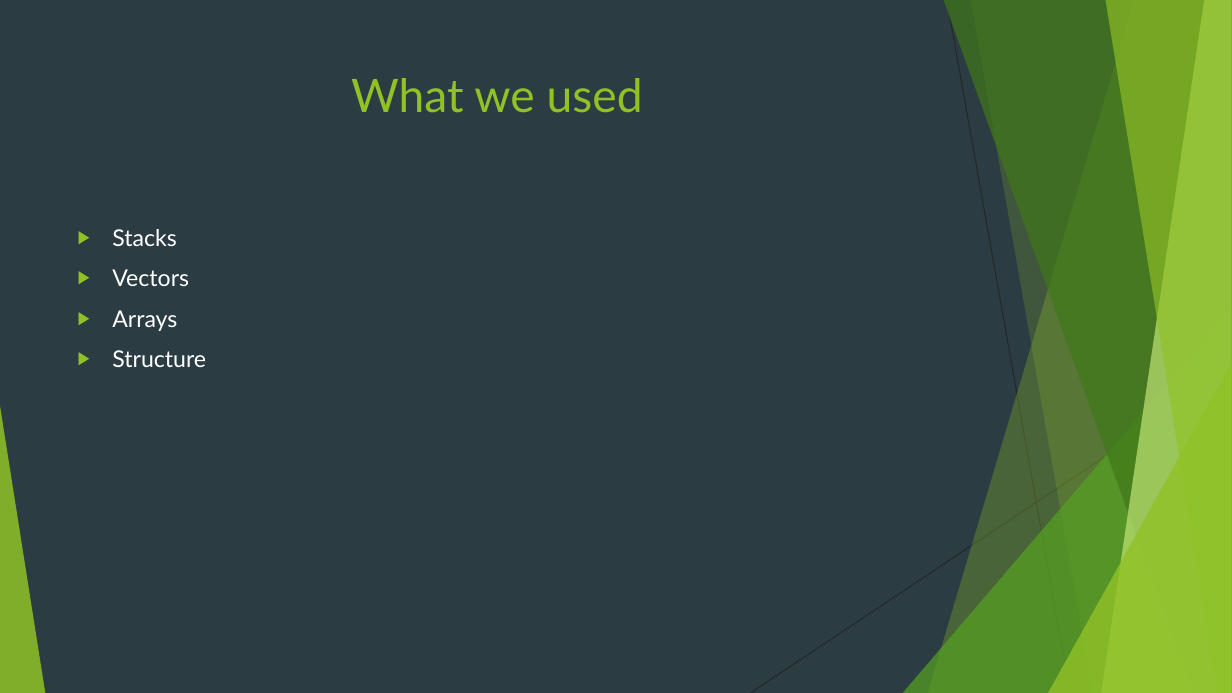
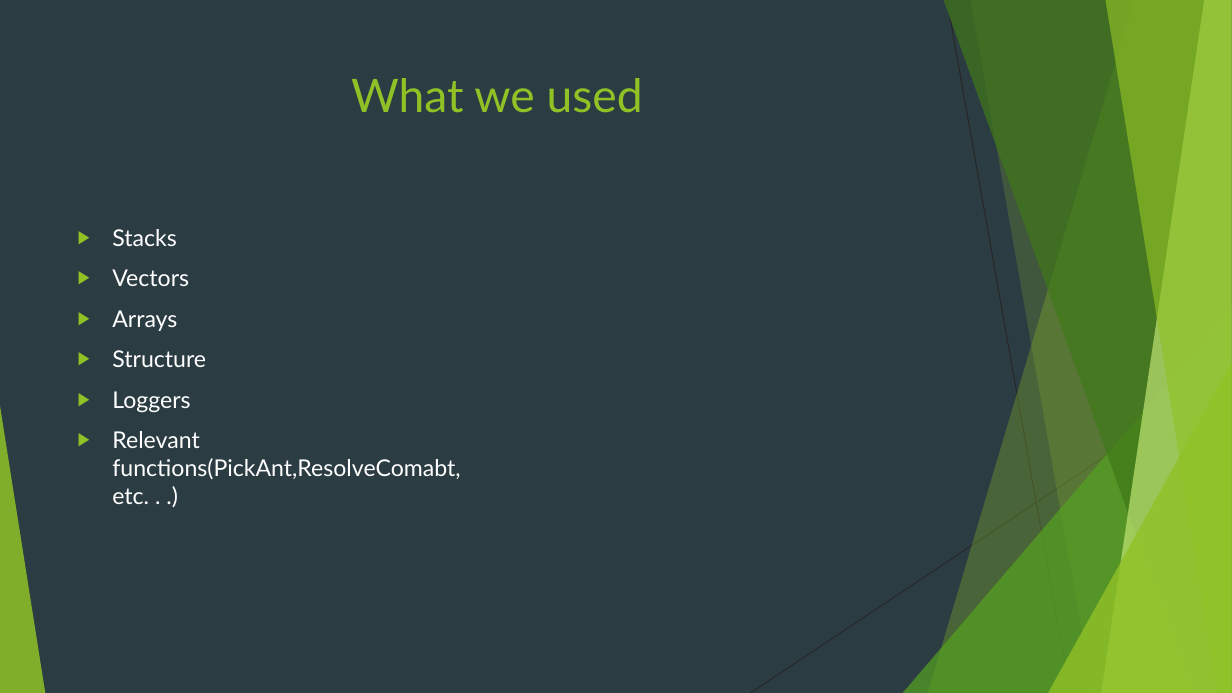
Before and after one commit to Rhernandez513/Ants, a slide deck: slide 5 of Ants! Game Presentation.pptx. Drawn at 1232x693 pixels with LibreOffice and Linux fonts; fonts in the diff are those of the drawing. Boxes give left, top, right and bottom in pixels: in the first picture for what was removed or moved away, otherwise in the second. Text is boxed around its words. In the diff, an @@ line names an element or a change of style, - is before the commit and + after.

Commit message:
update powerpoint

```diff
--- a/Ants! Game Presentation.pptx
+++ b/Ants! Game Presentation.pptx
@@ text at (112,391,460,504): paragraphs added @@
+▶ Loggers
+▶ Relevant functions(PickAnt,ResolveComabt, etc. . .)
```
Also in this commit, not shown: 1 slide removed.
